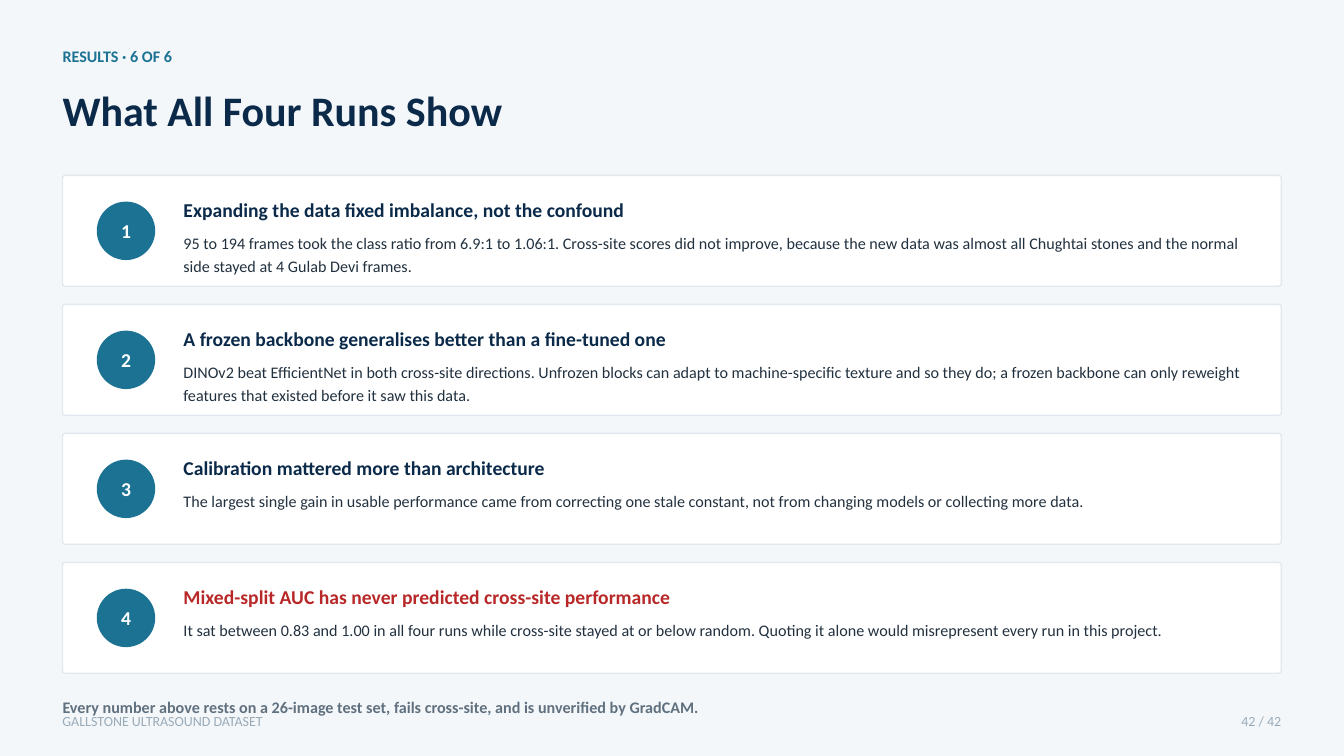
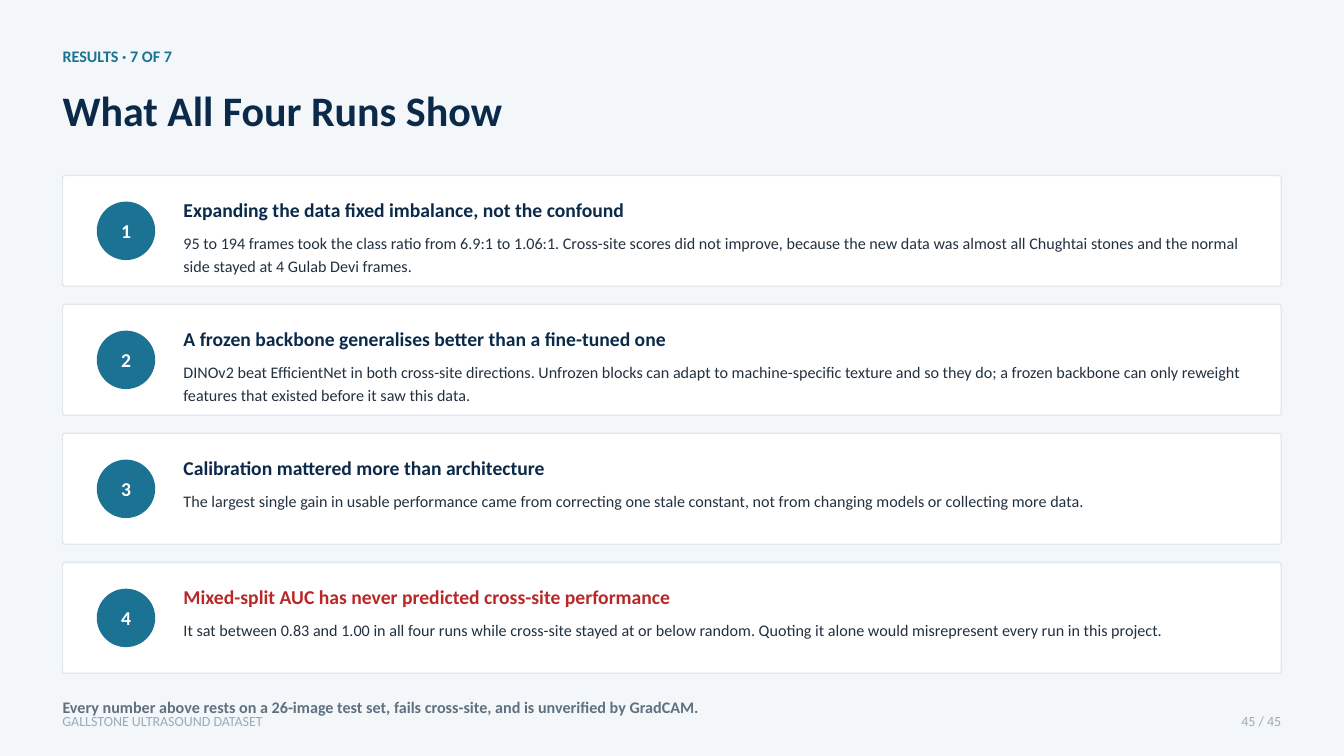
Before and after one commit to gitcommit-computerphile/gallstone-ultrasound-classifier, a slide deck: slide 45 of data_preprocessing_redesigned.pptx (slide 42 before the commit). Drawn at 1344x756 pixels with LibreOffice and Linux fonts; fonts in the diff are those of the drawing. Boxes give left, top, right and bottom in pixels: in the first picture for what was removed or moved away, otherwise in the second. Text is boxed around its words. In the diff, an @@ line names an element or a change of style, - is before the commit and + after.

```diff
--- a/data_preprocessing_redesigned.pptx
+++ b/data_preprocessing_redesigned.pptx
@@ text at (63, 51, 172, 62): text changed @@
-RESULTS · 6 OF 6
+RESULTS · 7 OF 7
@@ text at (1241, 717, 1281, 726): text changed @@
-42 / 42
+45 / 45
```
Also in this commit, not shown: 40 other slides changed, 3 slides added.
